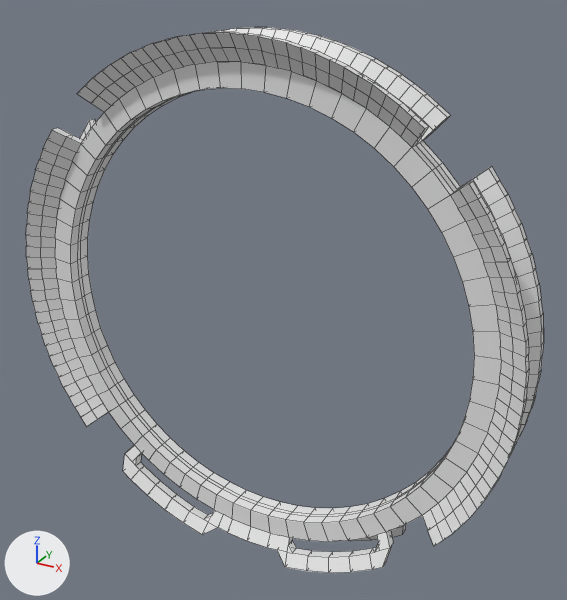
Renders of the Blender file Blender Files/Checkpoint_ring.blend from each side of a commit.
One viewpoint serves both versions: a camera (50 mm lens) standing at (40.7, -67.3, 36.7) and looking at (2.5, 2.3, 1.9). The lights are fixed; the arrows at lower left show +X, +Y and +Z. The first picture is the older version. Mesh edges are drawn as thin lines.
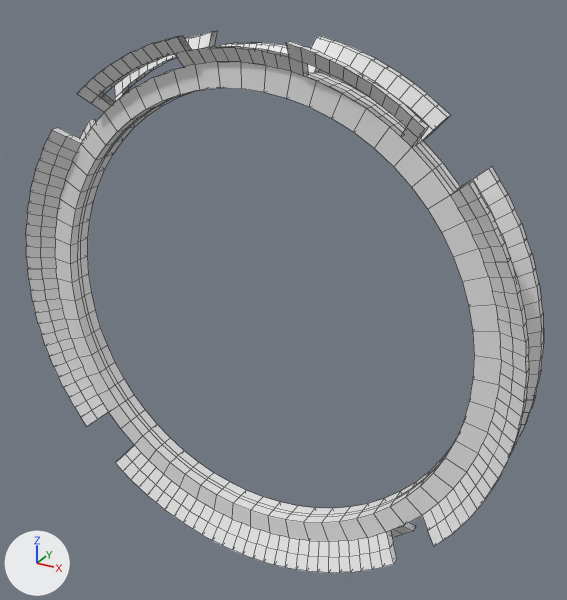
The change, as a diff of the scene's bpy script:
```diff
--- a/Blender Files/Checkpoint_ring.blend.py
+++ b/Blender Files/Checkpoint_ring.blend.py
@@ me_cylinder @@
 # used by ob_cylinder; location = (0.0, 0.0, 0.0); rotation_euler = (1.571, 0.0, 0.0), in degrees (90, 0, 0)
-me_cylinder.from_pydata(...)  # 1556 vertices, 1648 faces; spans x -30.2..30.2, y -29.7..30.2, z -3.5..3.5
+me_cylinder.from_pydata(...)  # 1647 vertices, 1734 faces; spans x -30.2..30.2, y -30.2..29.7, z -3.5..3.5
+# me_cylinder part 1: 8 vertices moved from x -6.3..6.3, y -28.1, z -2.5..2.5 to x -7.0..7.0, y -28.0, z -2.5..2.5; 24 vertices removed from x -16.8..16.8, y -27.6..-22.6, z -2.5..2.5; 140 vertices added at x -19.2..19.2, y -30.2..-23.4, z -3.5..3.5
+# me_cylinder part 2: 28 vertices removed from x -4.4..4.4, y 29.9..30.2, z -3.5..3.5
+# other edits to the shape of me_cylinder do not show in these pictures
```

Location of each change, (x1, y1, x2, y2) in pixels of the pictures (567 x 600 px):
'Cylinder', reshaped
    before: (26, 27, 544, 573)
    after: (26, 31, 544, 573)
part 1 of me_cylinder, built on
    before: (123, 445, 403, 571)
    after: (115, 450, 416, 573)
part 2 of me_cylinder, deleted
    before: (177, 27, 319, 57)
